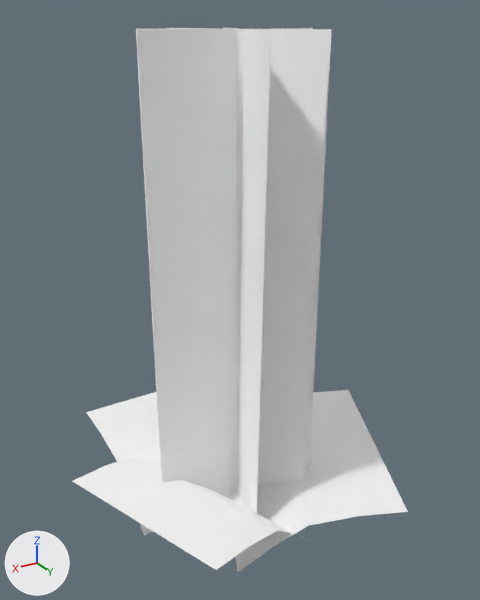
A saved change to the glTF model assets/models/Weeds_04.gltf.
The view is the same before and after, from a 50 mm camera at (102.221, 1.796, 22.864) aimed at (101.424, 0.468, 22.2). The axes (+X, +Y, +Z) are drawn at lower left. The lights are the same throughout. The first picture is the older version.

The first picture shows 'Weeds_04'.
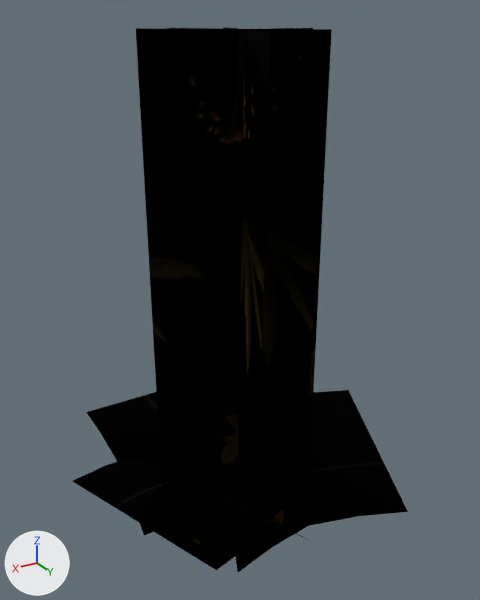
The newer file is also turned or shifted as a whole; pictures and numbers use the older file's frame.

What differs and where, as boxes [x1, y1, x2, y2] in the pictures (480 x 600 px):
'Weeds_04', surface changed (white to black): [73, 27, 408, 572] in both

What the commit changed:
Picture 'weeds_01_d.png' (img_weeds_01_d_png) is new.
In material 'weeds_01_d' (mat_weeds_01_d), base_color is no longer (1.0, 1.0, 1.0), white #ffffff.
In material 'weeds_01_d' (mat_weeds_01_d), texture is now set to img_weeds_01_d_png.
